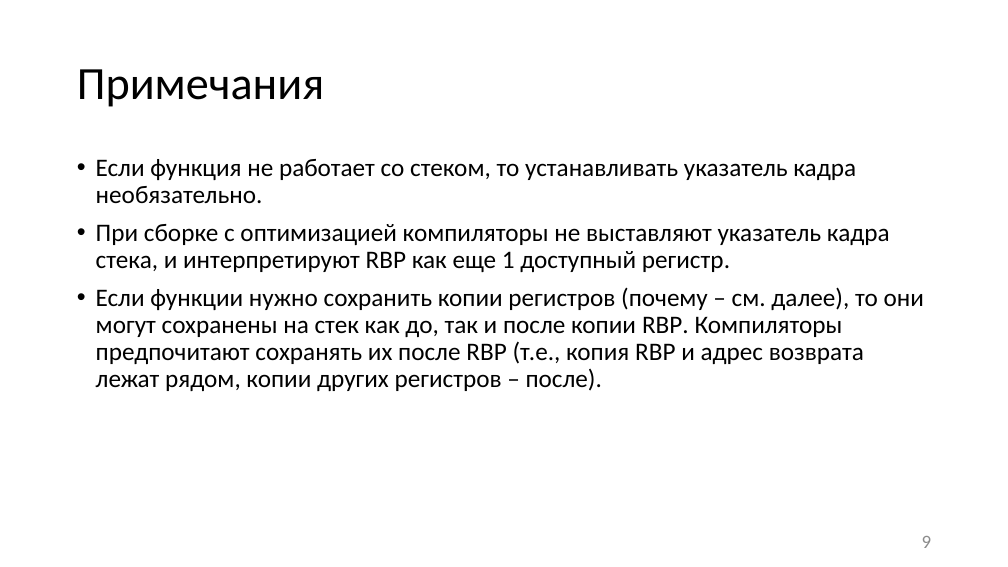
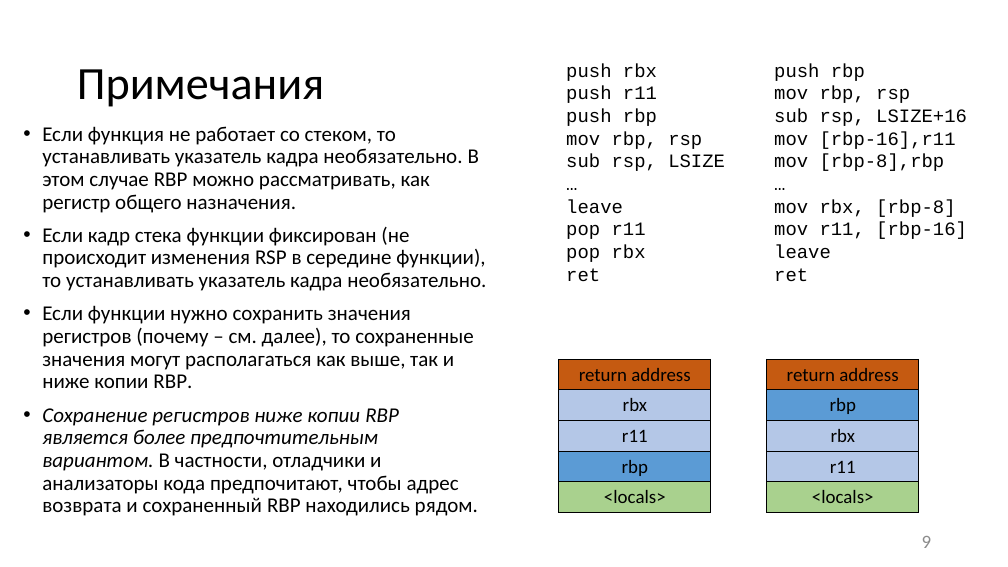
Before and after one commit to itsecd/low-level-programming, a slide deck: slide 9 of Lectures/3.Calling_conventions/Lecture3.pptx. Drawn at 1008x567 pixels with LibreOffice and Linux fonts; fonts in the diff are those of the drawing. Boxes give left, top, right and bottom in pixels: in the first picture for what was removed or moved away, otherwise in the second. Text is boxed around its words. In the diff, an @@ line names an element or a change of style, - is before the commit and + after.

```diff
--- a/Lectures/3.Calling_conventions/Lecture3.pptx
+++ b/Lectures/3.Calling_conventions/Lecture3.pptx
@@ text added at bbox=[566, 63, 725, 281], 18 pt, text #000000 @@
+push rbx
+push r11
+push rbp
+mov rbp, rsp
+sub rsp, LSIZE
+…
+leave
+pop r11
+pop rbx
+ret
@@ text added at bbox=[774, 63, 967, 281], 18 pt, text #000000 @@
+push rbp
+mov rbp, rsp
+sub rsp, LSIZE+16
+mov [rbp-16],r11
+mov [rbp-8],rbp
+…
+mov rbx, [rbp-8]
+mov r11, [rbp-16]
+leave
+ret
@@ text at bbox=[42, 227, 486, 516]: text changed; size 24 to 20 pt @@
-• Если функция не работает со стеком, то устанавливать указатель кадра необязательно.
-• При сборке с оптимизацией компиляторы не выставляют указатель кадра стека, и интерпретируют RBP как еще 1 доступный регистр.
-• Если функции нужно сохранить копии регистров (почему – см. далее), то они могут сохранены на стек как до, так и после копии RBP. Компиляторы предпочитают сохранять их после RBP (т.е., копия RBP и адрес возврата лежат рядом, копии других регистров – после).
+• Если функция не работает со стеком, то устанавливать указатель кадра необязательно. В этом случае RBP можно рассматривать, как регистр общего назначения.
+• Если кадр стека функции фиксирован (не происходит изменения RSP в середине функции), то устанавливать указатель кадра необязательно.
+• Если функции нужно сохранить значения регистров (почему – см. далее), то сохраненные значения могут располагаться как выше, так и ниже копии RBP.
+• Сохранение регистров ниже копии RBP является более предпочтительным вариантом. В частности, отладчики и анализаторы кода предпочитают, чтобы адрес возврата и сохраненный RBP находились рядом.
@@ table added at bbox=[559, 359, 711, 513], 5 rows, 1 columns @@
+return address
+rbx
+r11
+rbp
+<locals>
@@ table added at bbox=[767, 359, 919, 513], 5 rows, 1 columns @@
+return address
+rbp
+rbx
+r11
+<locals>
```
Also in this commit, not shown: 17 other slides changed, 1 slide added, 9 other files.
